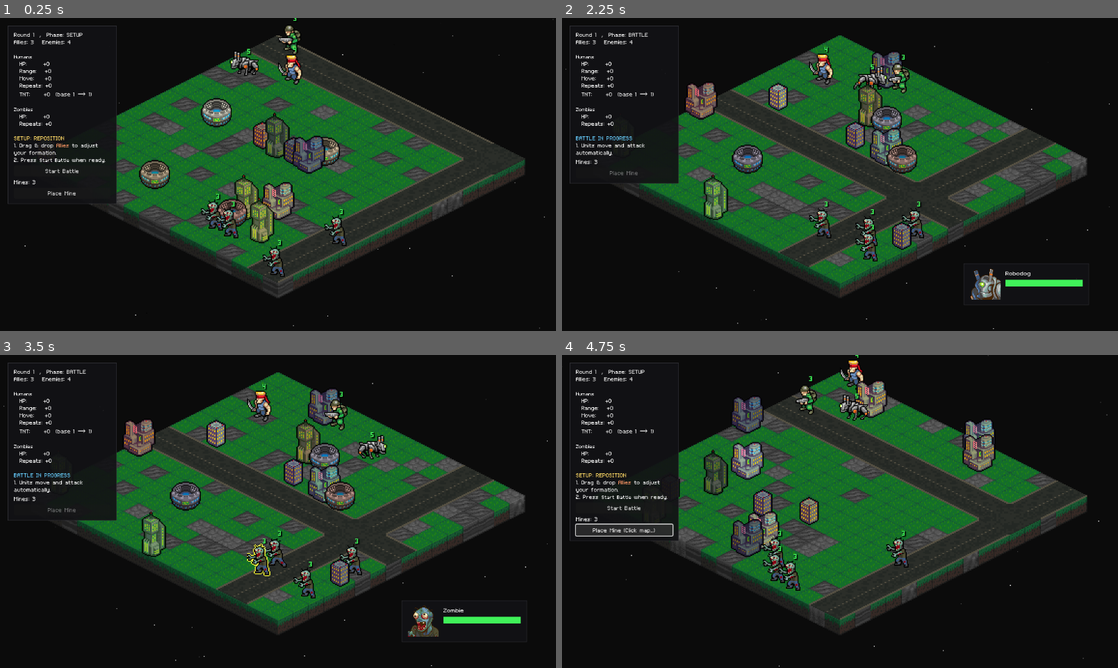
Above: before the commit, frames 1-4 (two rows, left to right).
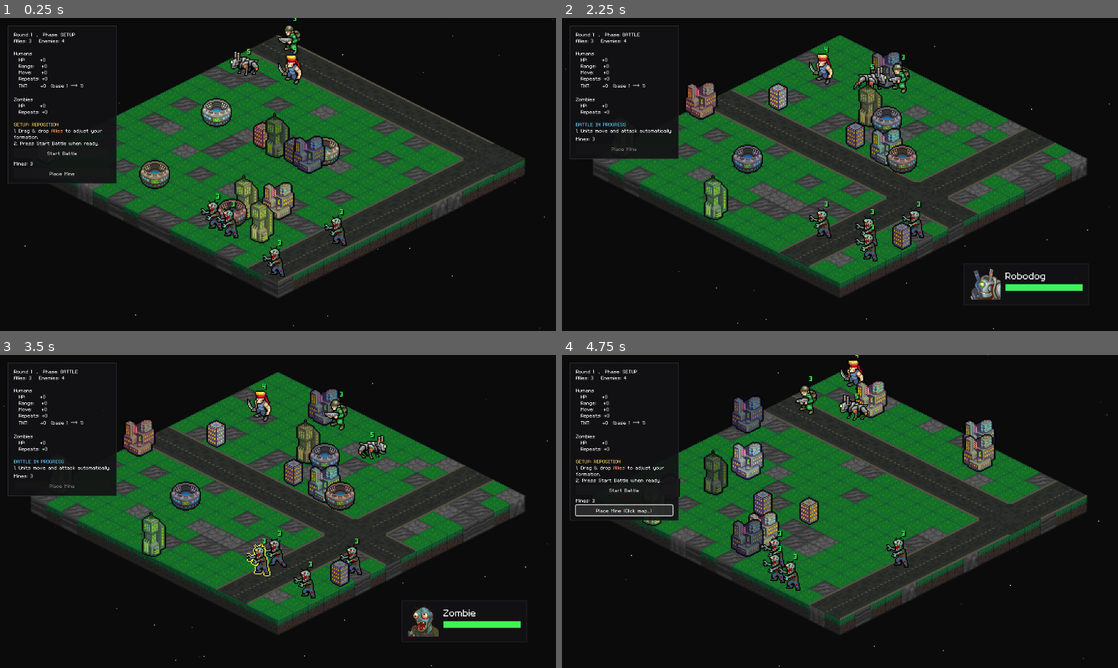
Above: after the commit, the same moments.

Repository: Tekknobot/MEKIII
Game: Godot game, scene res://scenes/Game.tscn
The game is run twice, just before and just after one commit, with the same random seed, the same clock (stepped at 60 frames per second) and the same inputs.
Inputs (mouse positions are in pixels of both pictures, inside the frame that each line leads up to):
- Up to frame 1 (0.25 s): no input
- Up to frame 2 (2.25 s): click "Start Battle" at 0.5 s; tap Enter at 1.25 s; move the mouse to (962, 158) at 1.27 s; tap R at 1.35 s; click (962, 158) at 1.42 s; click "Start Battle" at 2 s
- Up to frame 3 (3.5 s): drag from (166, 527) to (250, 574) at 2.77 s
- Up to frame 4 (4.75 s): move the mouse to (895, 442) at 3.52 s; tap R at 3.6 s; click (895, 442) at 3.67 s; click "Place Mine" at 4.25 s

The runs differ from the first frame. In frame 1, 1.8% of the frame differs, in the area x 1-21%, y 4-60%; in frame 2, 2.7%, in the area x 1-94%, y 4-88%; in frame 3, 2.7%; in frame 4, 2.4%.

Commit message:
Fallback.

Diff:
--- a/scenes/Game.tscn
+++ b/scenes/Game.tscn
@@ -352,8 +352,6 @@
 [node name="Camera2D" type="Camera2D" parent="."]
 zoom = Vector2(2, 2)
 script = ExtResource("8_400sg")
-map_width = 16
-map_height = 16
 
 [node name="TurnManager" type="Node2D" parent="."]
 script = ExtResource("19_45i86")
--- a/scenes/camera.gd
+++ b/scenes/camera.gd
@@ -1,7 +1,7 @@
 extends Camera2D
 
-@export var map_width := 8
-@export var map_height := 8
+@export var map_width := 16
+@export var map_height := 16
 
 @onready var terrain := $"../Terrain"
 
--- a/scripts/game.gd
+++ b/scripts/game.gd
@@ -208,8 +208,8 @@
 
 # Put this near the top of game.gd (or wherever _build_ui lives)
 @export var ui_font_path: String = "res://fonts/magofonts/mago1.ttf"
-@export var ui_font_size: int = 18
-@export var ui_title_font_size: int = 20
+@export var ui_font_size: int = 16
+@export var ui_title_font_size: int = 32
 
 var ui_font: FontFile
 
